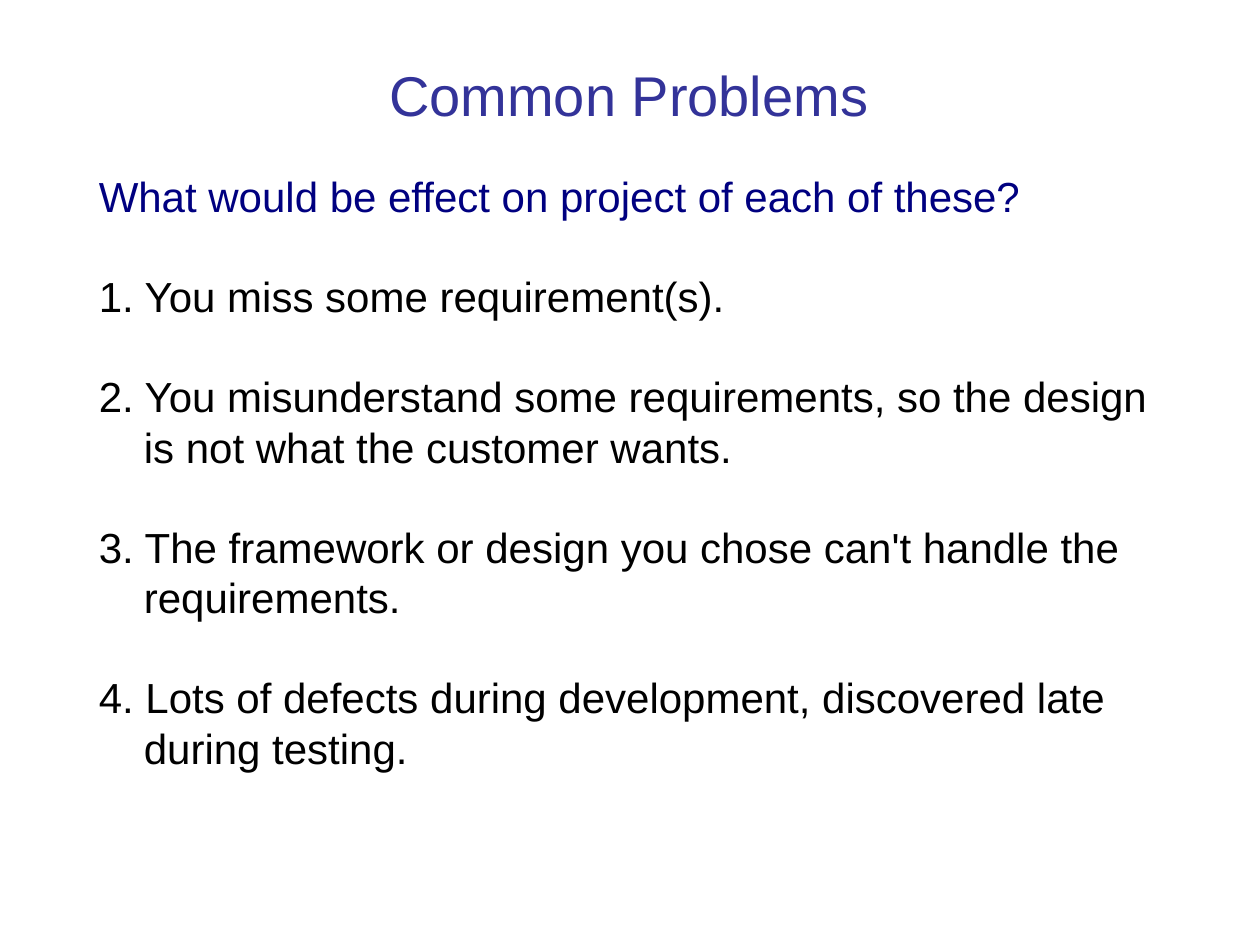
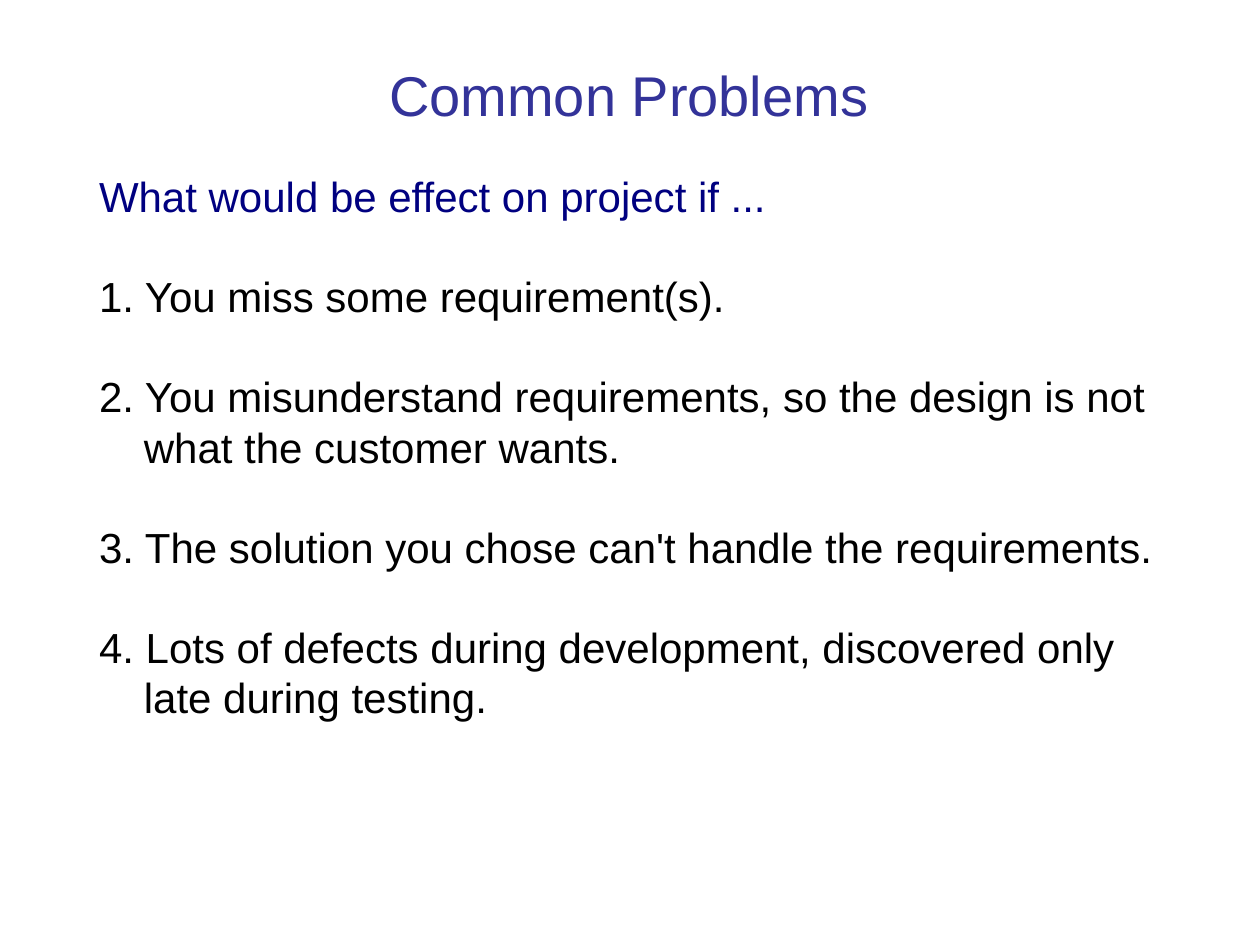
Before and after one commit to cpske/ISP, a slide deck: slide 27 of software-process/Introduction-software-process.ppt (slide 19 before the commit). Drawn at 1260x945 pixels with LibreOffice and Linux fonts; fonts in the diff are those of the drawing. Boxes give left, top, right and bottom in pixels: in the first picture for what was removed or moved away, otherwise in the second. Text is boxed around its words. In the diff, an @@ line names an element or a change of style, - is before the commit and + after.

```diff
--- a/software-process/Introduction-software-process.ppt
+++ b/software-process/Introduction-software-process.ppt
@@ text at (99,181,719,221): text changed @@
-What would be effect on project of each of these?
+What would be effect on project if ...
@@ text at (99,381,1152,722): text changed @@
-2. You misunderstand some requirements, so the design is not what the customer wants.
-3. The framework or design you chose can't handle the requirements.
-4. Lots of defects during development, discovered late during testing.
+2. You misunderstand requirements, so the design is not what the customer wants.
+3. The solution you chose can't handle the requirements.
+4. Lots of defects during development, discovered only late during testing.
```
Also in this commit, not shown: 23 other slides changed, 13 slides added, 23 slides removed, 4 other files.
